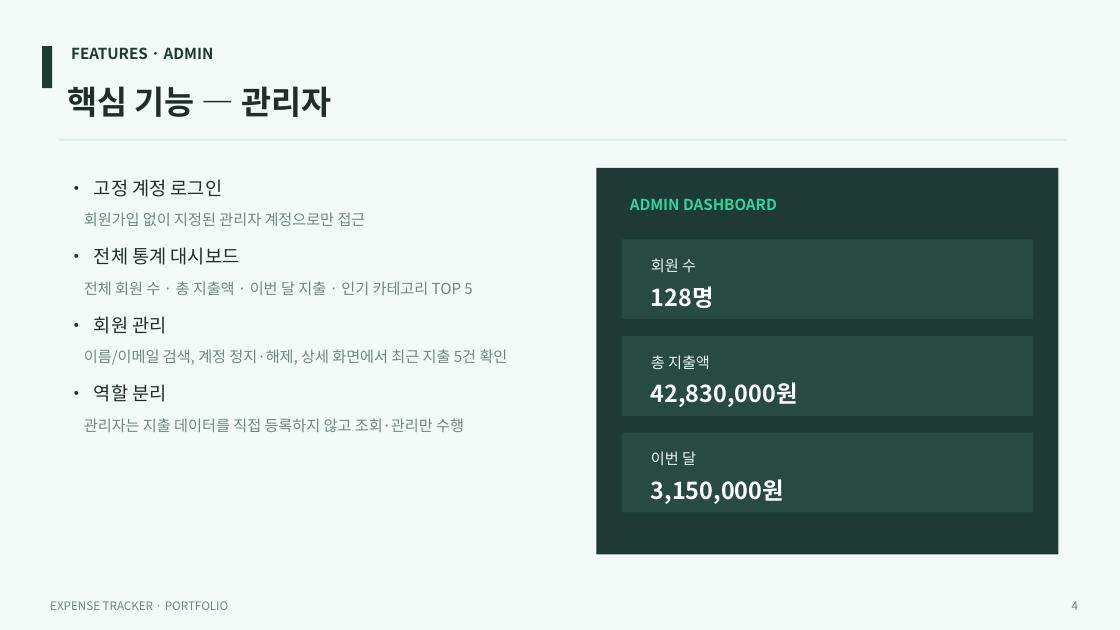
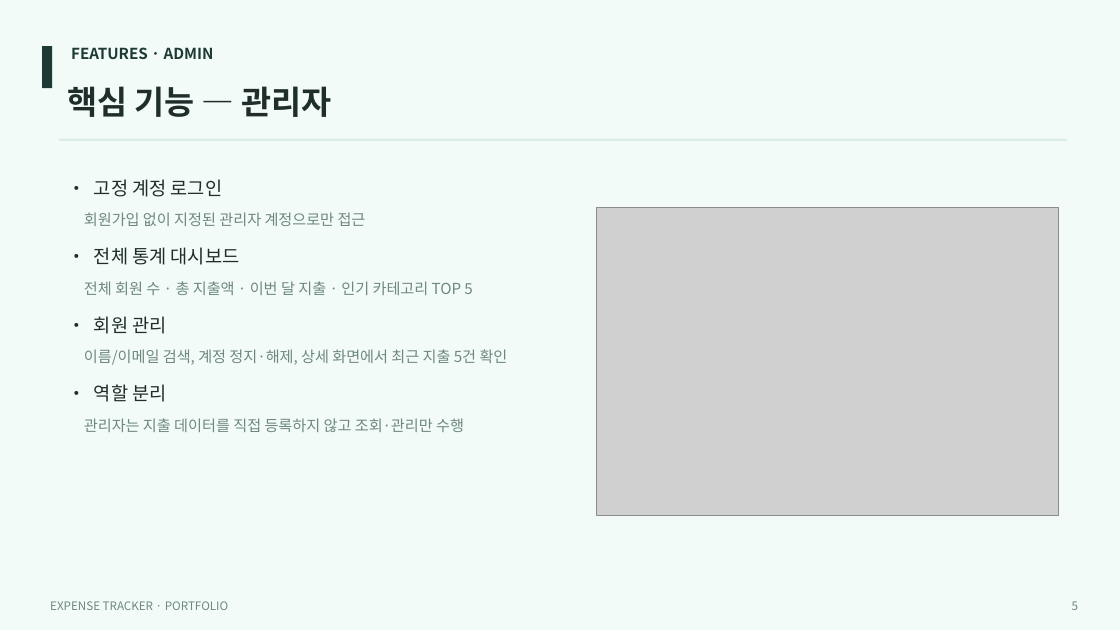
Before and after one commit to DavidLee534/expense-tracker, a slide deck: slide 5 of portfolio/expense-tracker-portfolio.pptx (slide 4 before the commit). Drawn at 1120x630 pixels with LibreOffice and Linux fonts; fonts in the diff are those of the drawing; grey boxes stand for pictures. Boxes give left, top, right and bottom in pixels: in the first picture for what was removed or moved away, otherwise in the second. Text is boxed around its words. In the diff, an @@ line names an element or a change of style, - is before the commit and + after.

```diff
--- a/portfolio/expense-tracker-portfolio.pptx
+++ b/portfolio/expense-tracker-portfolio.pptx
@@ rectangle removed at <box>597,168,1059,555</box> @@
@@ picture added at <box>597,208,1059,516</box> @@
@@ text removed at <box>630,198,777,210</box> @@
-ADMIN DASHBOARD
@@ rectangle removed at <box>622,239,1033,319</box> @@
@@ text removed at <box>651,258,696,272</box> @@
-회원 수
@@ text removed at <box>651,286,714,308</box> @@
-128명
@@ rectangle removed at <box>622,336,1033,416</box> @@
@@ text removed at <box>651,355,710,369</box> @@
-총 지출액
@@ text removed at <box>651,382,798,407</box> @@
-42,830,000원
@@ rectangle removed at <box>622,433,1033,513</box> @@
@@ text removed at <box>651,451,696,465</box> @@
-이번 달
@@ text removed at <box>651,479,784,504</box> @@
-3,150,000원
@@ text at <box>1072,601,1078,610</box>: text changed @@
-4
+5
```
Also in this commit, not shown: 9 other slides changed, 1 slide added.
